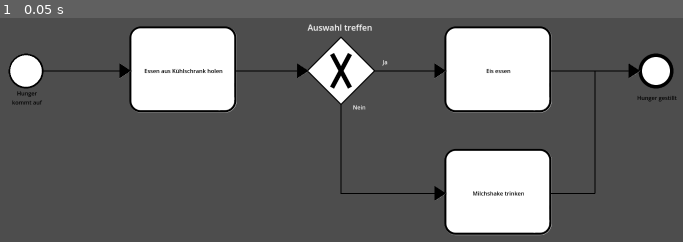
Above: before the commit, frame 1.
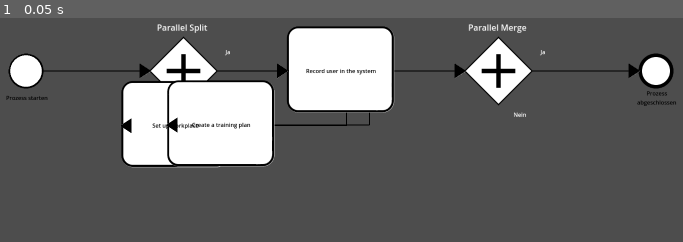
Above: after the commit, the same moment.

Repository: Beatlex/LLM-BPMN-Generator
Game: Godot game, scene res://Testing/TestJSON/NodeFactoryTest.tscn
The game is run twice, just before and just after one commit, with the same random seed, the same clock (stepped at 60 frames per second) and the same inputs. This scene is started directly instead of the project's main scene.
Inputs:
- Up to frame 1 (0.05 s): no input

The runs differ from the first frame. In frame 1, 27% of the frame differs, in the area x 0-99%, y 2-97%.

Commit message:
Added Multigateways

Diff:
--- a/GodotApp/BPMNAI/bpmnai-studio/Assets/bpmn/gateways/GatewayNode2D.gd
+++ b/GodotApp/BPMNAI/bpmnai-studio/Assets/bpmn/gateways/GatewayNode2D.gd
@@ -38,6 +38,7 @@
 @onready var port_input: Area2D      = $Input/InputPort
 @onready var port_output_x: Area2D   = $OutputX/OutputPort
 @onready var port_output_y: Area2D   = $OutputY/OutputPort
+@onready var port_output_y_top: Area2D = $OutputYTop/OutputPort
 
 
 ## -------------------------------------------------------------
@@ -81,6 +82,7 @@
 	element_name = element.get("element_name", "")
 
 	call_deferred("_apply_label", element_name)
+	_apply_labels_from_outputs()
 
 	# 1) Gateway-Type bevorzugt aus JSON lesen
 	var gt = element.get("gateway_type", "")
@@ -115,14 +117,20 @@
 	# outputs (Dictionary)
 	outputs = element.get("outputs", {})
 
-	# Output labels (optional)
-	var outs = element.get("output_labels", [])
-	if outs.size() > 0:
-		element_output1 = outs[0]
-		call_deferred("_apply_output_label_x", outs[0])
-	if outs.size() > 1:
-		element_output2 = outs[1]
-		call_deferred("_apply_output_label_y", outs[1])
+# Output labels aus "outputs" Dictionary übernehmen
+	if element.has("outputs"):
+		var outs_dict = element["outputs"]
+
+	# RIGHT → output_label_x
+		if outs_dict.has("right"):
+			element_output1 = outs_dict["right"]
+			call_deferred("_apply_output_label_x", element_output1)
+
+		# DOWN → output_label_y
+		if outs_dict.has("down"):
+			element_output2 = outs_dict["down"]
+			call_deferred("_apply_output_label_y", element_output2)
+
 
 	# Parent/Children
 	element_parent_id = element.get("parent", "")
@@ -172,10 +180,37 @@
 	return [port_input]
 
 func get_output_ports() -> Array:
-	return [port_output_x, port_output_y]
+	var ports := []
+
+	if port_output_x:
+		ports.append(port_output_x)
+
+	if port_output_y_top:
+		ports.append(port_output_y_top)
+
+	if port_output_y:
+		ports.append(port_output_y)
+
+	return ports
 
 func get_port_global_position(port: Area2D) -> Vector2:
 	return port.global_position
 
 func get_output_port_position(idx := 0) -> Vector2:
 	return get_port_global_position(get_output_ports()[idx])
+
+func _apply_labels_from_outputs():
+	if outputs.size() > 2:
+		# Zu viele Outputs → keine Labels anzeigen
+		if output_label_x: output_label_x.visible = false
+		if output_label_y: output_label_y.visible = false
+		return
+
+	# Normalfall: 1–2 Ausgänge → Label anwenden
+	if outputs.has("right"):
+		output_label_x.visible = true
+		output_label_x.text = outputs["right"]
+
+	if outputs.has("down"):
+		output_label_y.visible = true
+		output_label_y.text = outputs["down"]
--- a/GodotApp/BPMNAI/bpmnai-studio/Assets/bpmn/gateways/gateway_node_2d.tscn
+++ b/GodotApp/BPMNAI/bpmnai-studio/Assets/bpmn/gateways/gateway_node_2d.tscn
@@ -56,6 +56,22 @@
 scale = Vector2(1, 2)
 shape = SubResource("CircleShape2D_t46qg")
 
+[node name="OutputYTop" type="Line2D" parent="."]
+position = Vector2(0, -90)
+rotation = -1.5707964
+scale = Vector2(0.04426641, 0.37888637)
+points = PackedVector2Array(95, 0, 156, 0)
+default_color = Color(0, 0, 0, 1)
+antialiased = true
+
+[node name="OutputPort" type="Area2D" parent="OutputYTop"]
+position = Vector2(156, 0)
+
+[node name="Area2D" type="CollisionShape2D" parent="OutputYTop/OutputPort"]
+position = Vector2(-20.457136, 0)
+scale = Vector2(1, 2)
+shape = SubResource("CircleShape2D_t46qg")
+
 [node name="OutputY" type="Line2D" parent="."]
 position = Vector2(0, 81.00001)
 scale = Vector2(0.2, 0.107526794)
@@ -89,10 +105,10 @@
 anchor_top = 1.0
 anchor_right = 0.5
 anchor_bottom = 1.0
-offset_left = 107.0
-offset_top = -37.0
-offset_right = 147.0
-offset_bottom = -14.0
+offset_left = 108.0
+offset_top = -66.0
+offset_right = 148.0
+offset_bottom = -43.0
 grow_horizontal = 2
 grow_vertical = 0
 text = "Output1"
@@ -107,10 +123,10 @@
 anchor_top = 1.0
 anchor_right = 0.5
 anchor_bottom = 1.0
-offset_left = 33.0
-offset_top = 92.0
-offset_right = 73.0
-offset_bottom = 115.0
+offset_left = 42.0
+offset_top = 113.0
+offset_right = 82.0
+offset_bottom = 136.0
 grow_horizontal = 2
 grow_vertical = 0
 text = "Output2"
--- a/GodotApp/BPMNAI/bpmnai-studio/Assets/bpmn/nodes/flow_line_2d.gd
+++ b/GodotApp/BPMNAI/bpmnai-studio/Assets/bpmn/nodes/flow_line_2d.gd
@@ -10,6 +10,8 @@
 func _ready():
 	print("[FlowLine2D] SELF = ", self.name)
 	print("[FlowLine2D] CHILDREN = ", get_children())
+	z_index = -10          # FlowLine2D immer hinter allen Nodes
+	line.z_index = -10     # Line2D auch sicher dahinter
 	arrow.z_index = 10
 
 
@@ -53,6 +55,12 @@
 		pts.append(p_down)
 		pts.append(end)
 		return pts
+	if route_type == 2:
+		var p_up := Vector2(start.x, end.y)
+		pts.append(start)
+		pts.append(p_up)
+		pts.append(end)
+		return pts
 
 	# DEFAULT: alter 2-Knick horizontaler Pfad
 	var mid_x := (start.x + end.x) * 0.5
@@ -62,6 +70,7 @@
 	pts.append(Vector2(mid_x, end.y))
 	pts.append(end)
 	return pts
+
 
 
 # -------------------------------------------------------
--- a/GodotApp/BPMNAI/bpmnai-studio/Scripts/engine/flow/FlowConnectionHandler.gd
+++ b/GodotApp/BPMNAI/bpmnai-studio/Scripts/engine/flow/FlowConnectionHandler.gd
@@ -53,11 +53,9 @@
 			element_type = String(src.element_type)
 
 		var is_gateway := false
-		# passt für: "exclusive_gateway", "parallel_gateway", etc.
+		# für: "exclusive_gateway", "parallel_gateway"
 		if element_type == "gateway" or element_type.ends_with("_gateway"):
 			is_gateway = true
-
-
 		# ------------------------------------------------------
 		# 3) Für jeden Ausgang einen Flow erzeugen
 		# ------------------------------------------------------
@@ -102,7 +100,10 @@
 
 			var route_type := 0       # default: horizontal
 			if is_gateway:
-				route_type = idx      # 0 = rechts, 1 = unten (ein Knick!)
+				if src_port_index == 1:
+					route_type = 2  # Port oben
+				elif src_port_index == 2:
+					route_type = 1  # Port unten
 
 			# Flow einrichten
 			if flow.has_method("setup"):
--- /dev/null
+++ b/GodotApp/BPMNAI/bpmnai-studio/Testing/TestJSON/MultiGateway.json
@@ -0,0 +1,48 @@
+[
+  {
+	"element_id": "0",
+	"element_name": "Prozess starten",
+	"element_type": "start_event",
+	"flows_to": ["1"]
+  },
+
+  {
+	"element_id": "1",
+	"element_name": "Parallel Split",
+	"element_type": "parallel_gateway",
+	"flows_to": ["2", "3", "4"]
+  },
+
+  {
+	"element_id": "2",
+	"element_name": "Record user in the system",
+	"element_type": "task",
+	"flows_to": ["5"]
+  },
+  {
+	"element_id": "3",
+	"element_name": "Set up workplace",
+	"element_type": "task",
+	"flows_to": ["5"]
+  },
+  {
+	"element_id": "4",
+	"element_name": "Create a training plan",
+	"element_type": "task",
+	"flows_to": ["5"]
+  },
+
+  {
+	"element_id": "5",
+	"element_name": "Parallel Merge",
+	"element_type": "parallel_gateway",
+	"flows_to": ["6"]
+  },
+
+  {
+	"element_id": "6",
+	"element_name": "Prozess abgeschlossen",
+	"element_type": "end_event",
+	"flows_to": []
+  }
+]
--- /dev/null
+++ b/GodotApp/BPMNAI/bpmnai-studio/Testing/TestJSON/MultiGatewayTest.tscn
@@ -0,0 +1,29 @@
+[gd_scene load_steps=7 format=3 uid="uid://cty1o5gccdb4u"]
+
+[ext_resource type="Script" uid="uid://1kftuksqvchd" path="res://Testing/TestJSON/node_factory_test.gd" id="1_04k7a"]
+[ext_resource type="Script" uid="uid://cordmoa4tjp46" path="res://Scripts/engine/flow/FlowConnectionHandler.gd" id="2_78ccg"]
+[ext_resource type="PackedScene" uid="uid://c7orbi1jay6mb" path="res://Assets/bpmn/nodes/FlowLine2D.tscn" id="3_t55ef"]
+[ext_resource type="Script" uid="uid://cjor4fffx3mqm" path="res://Scripts/engine/layout/LayoutEngine.gd" id="4_5yava"]
+[ext_resource type="Script" uid="uid://waxj5m12quwl" path="res://Scripts/engine/NodeFactory.gd" id="5_djgq6"]
+[ext_resource type="Script" uid="uid://bca6bin5dv0py" path="res://Testing/TestJSON/camera_2d.gd" id="6_wb8k5"]
+
+[node name="NodeFactoryTest" type="Node2D"]
+script = ExtResource("1_04k7a")
+
+[node name="DiagrammRoot" type="Node" parent="."]
+
+[node name="FlowConnectionHandler" type="Node" parent="DiagrammRoot"]
+script = ExtResource("2_78ccg")
+flow_scene = ExtResource("3_t55ef")
+
+[node name="LayoutEngine" type="Node" parent="DiagrammRoot"]
+script = ExtResource("4_5yava")
+
+[node name="NodeFactory" type="Node" parent="DiagrammRoot"]
+script = ExtResource("5_djgq6")
+
+[node name="Camera2D" type="Camera2D" parent="."]
+offset = Vector2(900, 400)
+zoom = Vector2(0.7, 0.7)
+script = ExtResource("6_wb8k5")
+target_root_path = NodePath("../DiagrammRoot")
--- a/GodotApp/BPMNAI/bpmnai-studio/Testing/TestJSON/node_factory_test.gd
+++ b/GodotApp/BPMNAI/bpmnai-studio/Testing/TestJSON/node_factory_test.gd
@@ -7,7 +7,7 @@
 
 func _ready():
 	# JSON laden
-	var file = FileAccess.open("res://Testing/TestJSON/EasyBPMN.json", FileAccess.READ)
+	var file = FileAccess.open("res://Testing/TestJSON/MultiGateway.json", FileAccess.READ)
 	var json_text = file.get_as_text()
 	var data = JSON.parse_string(json_text)
 
